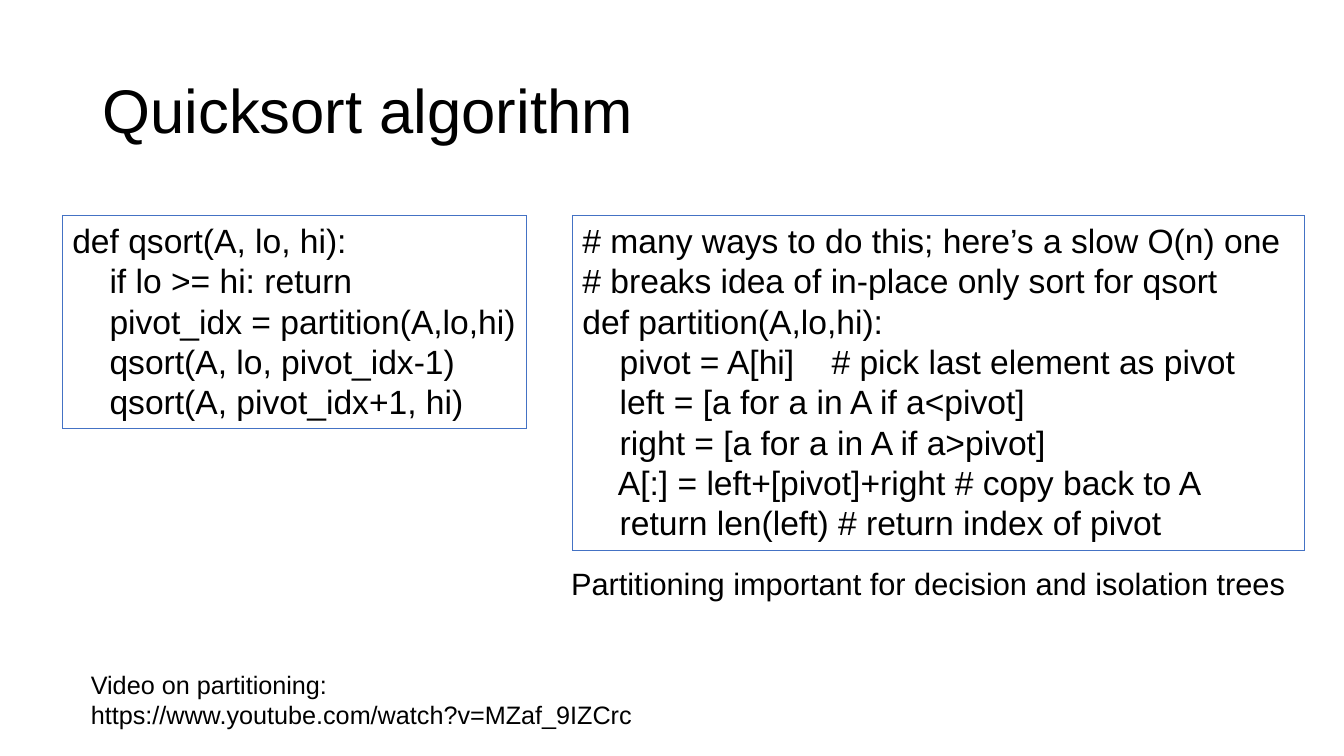
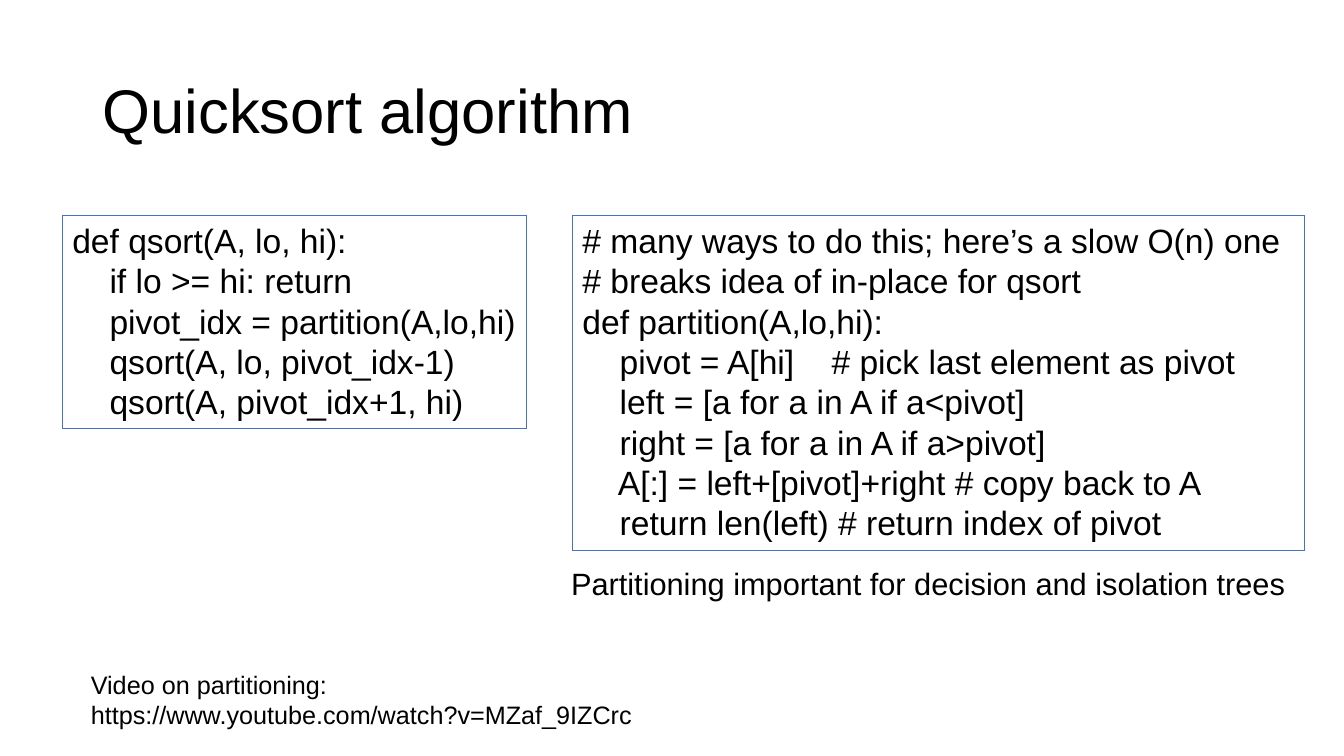
Before and after one commit to parrt/msds689, a slide deck: slide 7 of notes/sorting.pptx. Drawn at 1344x756 pixels with LibreOffice and Linux fonts; fonts in the diff are those of the drawing; background and template pictures are left out. Boxes give left, top, right and bottom in pixels: in the first picture for what was removed or moved away, otherwise in the second. Text is boxed around its words. In the diff, an @@ line names an element or a change of style, - is before the commit and + after.

```diff
--- a/notes/sorting.pptx
+++ b/notes/sorting.pptx
@@ text in rectangle at box(610, 268, 1081, 300): text changed @@
-# breaks idea of in-place only sort for qsort
+# breaks idea of in-place for qsort
```
Also in this commit, not shown: 7 other slides changed, 5 other files.
